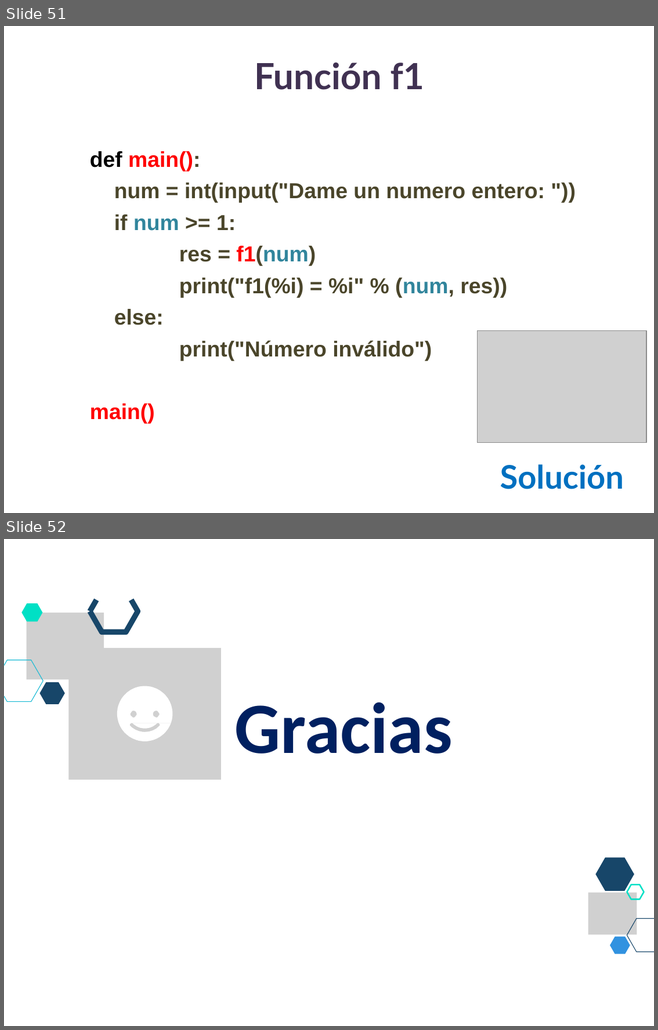
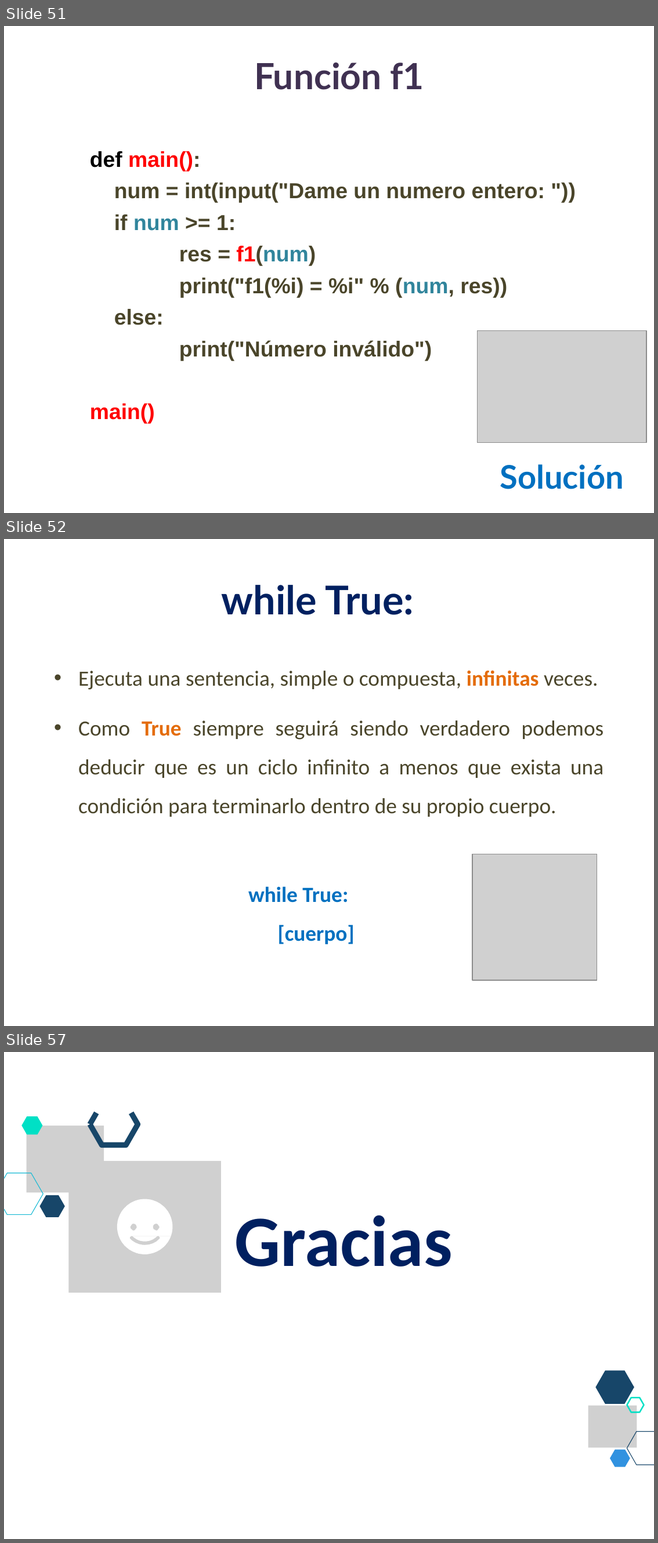
Before and after one commit to lizetheP/Programacion, a slide deck: CalendarioAgo2023/presentaciones/7_While.pptx. Shown one above the other, each under a label of ours: slides 51 and 52 before the commit, slides 51, 52 and 57 after it; the slides between them are not shown. The pictures are 658x1030 and 658x1543 pixels, drawn with LibreOffice and Linux fonts; fonts in the diff are those of the drawing; grey boxes stand for pictures. Boxes give left, top, right and bottom in pixels: in the first picture for what was removed or moved away, otherwise in the second. Text is boxed around its words. In the diff, an @@ line names an element or a change of style, - is before the commit and + after.

```diff
--- a/CalendarioAgo2023/presentaciones/7_While.pptx
+++ b/CalendarioAgo2023/presentaciones/7_While.pptx
@@ slide 52 added at (x1=4, y1=539, x2=654, y2=1026), background #FFFFFF @@
@@ title added at (x1=221, y1=585, x2=413, y2=615), 44 pt, text #002060, bold @@
+while True:
@@ text added at (x1=78, y1=670, x2=604, y2=817), 24 pt, text #4A452A @@
+• Ejecuta una sentencia, simple o compuesta, infinitas veces.
+• Como True siempre seguirá siendo verdadero podemos deducir que es un ciclo infinito a menos que exista una condición para terminarlo dentro de su propio cuerpo.
@@ picture added at (x1=471, y1=854, x2=596, y2=981) @@
@@ text added at (x1=248, y1=886, x2=354, y2=944), 24 pt, text #0070C0, bold @@
+while True:
+[cuerpo]
@@ what was slide 52 is now slide 57 @@
```
Also in this commit, not shown: 4 other slides added, 18 other files.
